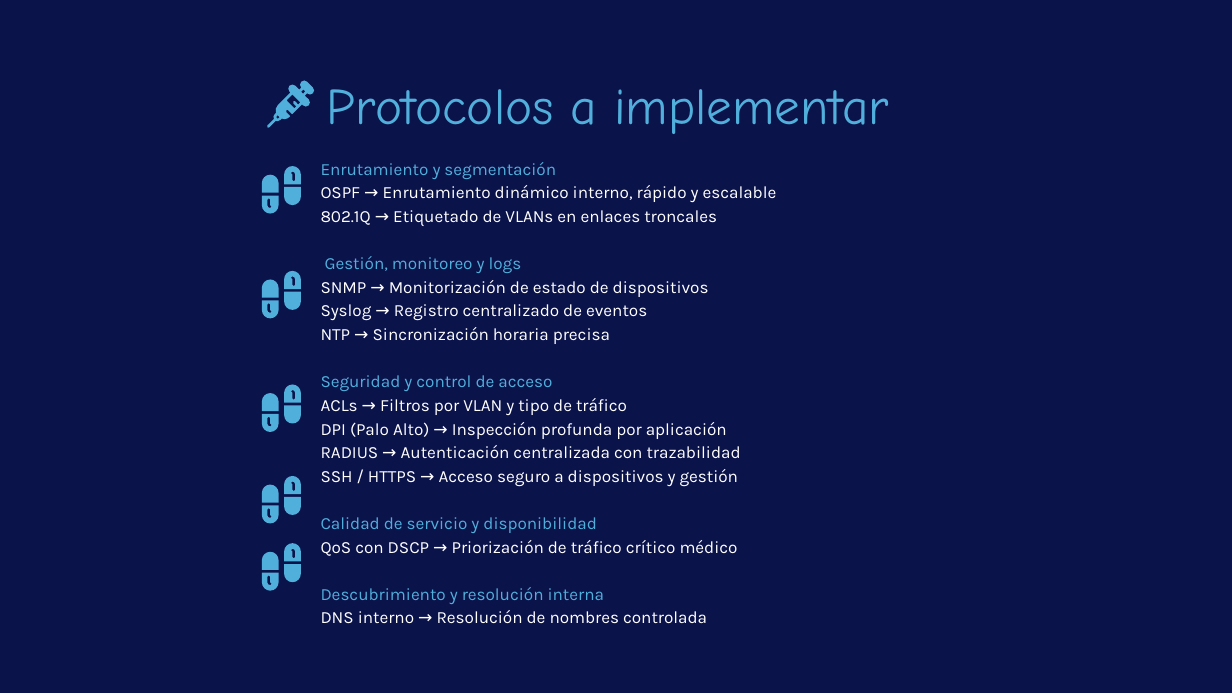
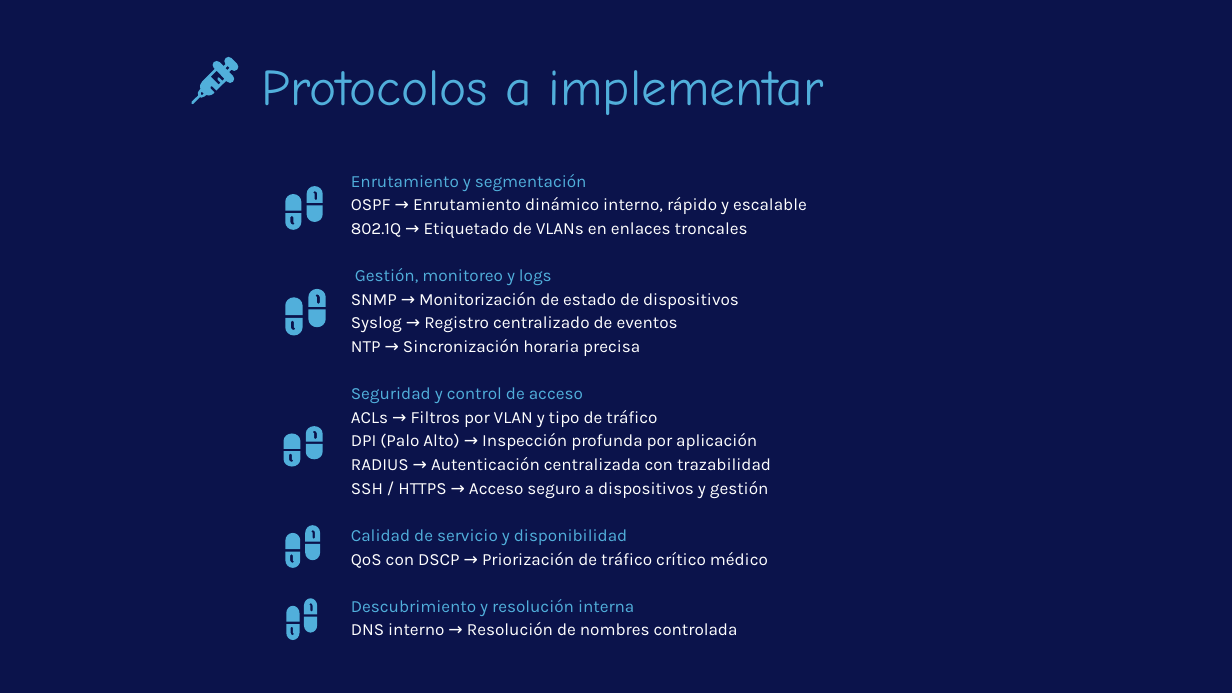
Before and after one commit to GatitosLab/final-lab, a slide deck: slide 14 of presentacion/LaolLinkConsulting_ProyectoFinalKyndryl_OlegLaura.v2.pptx. Drawn at 1232x693 pixels with LibreOffice and Linux fonts; fonts in the diff are those of the drawing; background and template pictures are left out. Boxes give left, top, right and bottom in pixels: in the first picture for what was removed or moved away, otherwise in the second. Text is boxed around its words. In the diff, an @@ line names an element or a change of style, - is before the commit and + after.

```diff
--- a/presentacion/LaolLinkConsulting_ProyectoFinalKyndryl_OlegLaura.v2.pptx
+++ b/presentacion/LaolLinkConsulting_ProyectoFinalKyndryl_OlegLaura.v2.pptx
@@ freeform shape: place and size @@
-freeform shape at (267,80,315,127)
+freeform shape at (191,57,239,103)
@@ text "Protocolos a implementar": place and size @@
-text "Protocolos a implementar" at (327,89,889,134)
+text "Protocolos a implementar" at (261,70,824,115)
@@ text "Enrutamiento y segmentación": place and size @@
-text "Enrutamiento y segmentación" at (321,162,777,624)
+text "Enrutamiento y segmentación" at (351,174,807,635)
@@ freeform shape: place and size @@
-freeform shape at (262,175,280,193)
+freeform shape at (286,193,302,211)
@@ freeform shape: place and size @@
-freeform shape at (285,187,302,206)
+freeform shape at (307,206,323,223)
@@ freeform shape: place and size @@
-freeform shape at (285,166,302,185)
+freeform shape at (307,186,323,203)
@@ 4 freeform shapes: place and size @@
-4 freeform shapes at (262,196,302,319)
+4 freeform shapes at (286,213,325,335)
@@ freeform shape: place and size @@
-freeform shape at (285,271,302,290)
+freeform shape at (308,290,325,308)
@@ freeform shape: place and size @@
-freeform shape at (262,393,280,411)
+freeform shape at (283,434,301,448)
@@ freeform shape: place and size @@
-freeform shape at (285,405,302,424)
+freeform shape at (306,444,323,460)
@@ freeform shape: place and size @@
-freeform shape at (285,384,302,403)
+freeform shape at (306,426,323,442)
@@ freeform shape: place and size @@
-freeform shape at (262,414,280,432)
+freeform shape at (283,451,301,466)
@@ freeform shape: place and size @@
-freeform shape at (262,484,280,503)
+freeform shape at (286,533,301,549)
@@ freeform shape: place and size @@
-freeform shape at (285,476,302,494)
+freeform shape at (306,525,320,541)
@@ freeform shape: place and size @@
-freeform shape at (262,505,280,524)
+freeform shape at (286,552,301,568)
@@ freeform shape: place and size @@
-freeform shape at (285,496,302,515)
+freeform shape at (306,545,320,561)
@@ freeform shape: place and size @@
-freeform shape at (285,543,302,562)
+freeform shape at (304,599,318,615)
@@ freeform shape: place and size @@
-freeform shape at (262,573,280,591)
+freeform shape at (286,625,299,641)
@@ freeform shape: place and size @@
-freeform shape at (262,552,280,570)
+freeform shape at (286,606,299,622)
@@ freeform shape: place and size @@
-freeform shape at (285,564,302,583)
+freeform shape at (304,617,318,633)
```
Also in this commit, not shown: 15 other slides changed.
